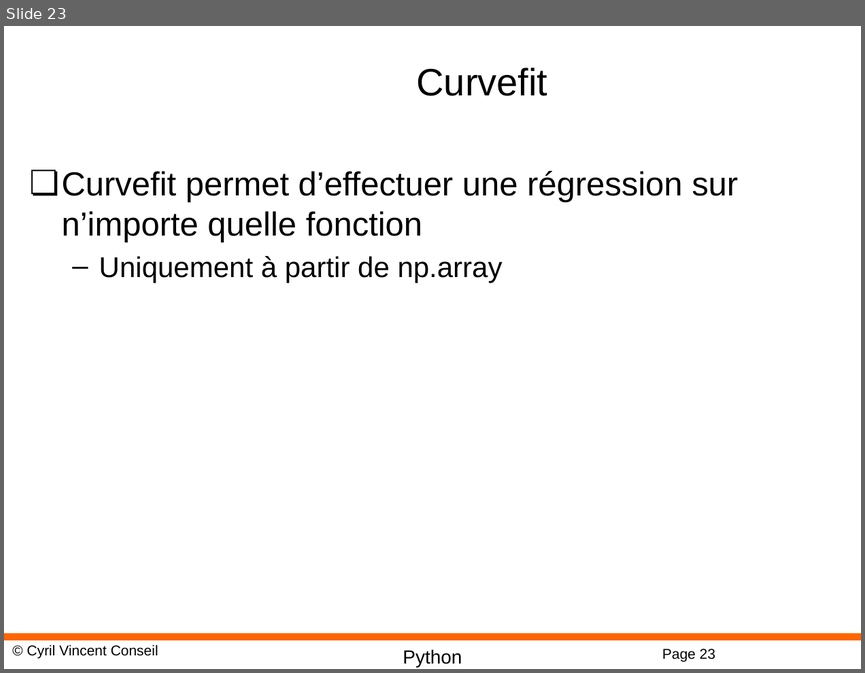
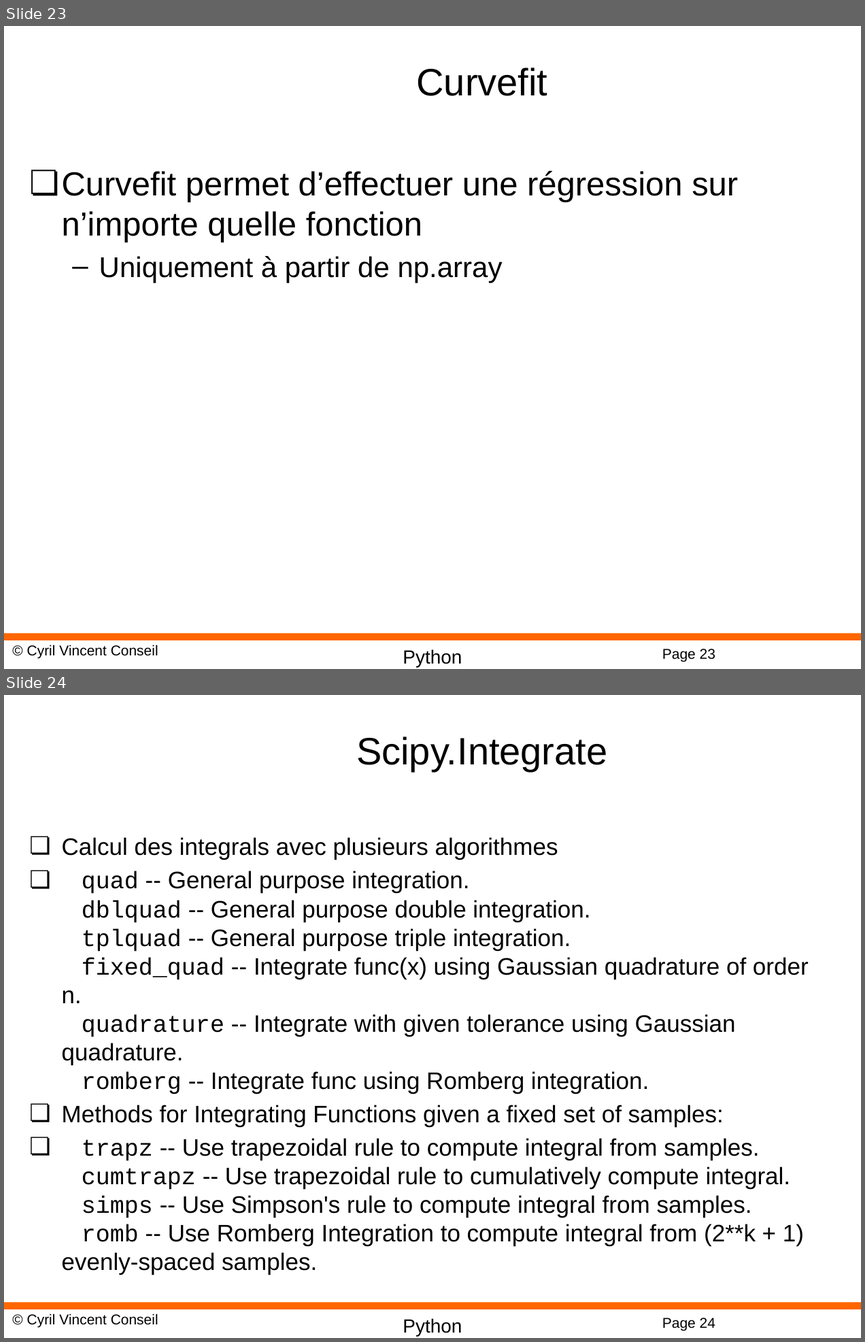
Before and after one commit to cyrilvincent/math, a slide deck: ppt/PythonMath10-Scipy.pptx. Shown one above the other, each under a label of ours: slide 23 before the commit, slides 23 and 24 after it. The pictures are 865x673 and 865x1342 pixels, drawn with LibreOffice and Linux fonts; fonts in the diff are those of the drawing; background and template pictures are left out. Boxes give left, top, right and bottom in pixels: in the first picture for what was removed or moved away, otherwise in the second. Text is boxed around its words. In the diff, an @@ line names an element or a change of style, - is before the commit and + after.

```diff
--- a/ppt/PythonMath10-Scipy.pptx
+++ b/ppt/PythonMath10-Scipy.pptx
@@ slide 24 added at [4, 695, 861, 1338], background #FFFFFF; not listed: 4 template elements that a slide beside it also shows @@
@@ title added at [356, 736, 607, 772], 32 pt, text #000000 @@
+Scipy.Integrate
@@ text added at [62, 837, 808, 1274], 20 pt, text #000000 @@
+❏ Calcul des integrals avec plusieurs algorithmes
+❏ quad -- General purpose integration.
+  dblquad -- General purpose double integration.
+  tplquad -- General purpose triple integration.
+  fixed_quad -- Integrate func(x) using Gaussian quadrature of order n.
+  quadrature -- Integrate with given tolerance using Gaussian quadrature.
+  romberg -- Integrate func using Romberg integration.
+❏ Methods for Integrating Functions given a fixed set of samples:
+❏ trapz -- Use trapezoidal rule to compute integral from samples.
+  cumtrapz -- Use trapezoidal rule to cumulatively compute integral.
+  simps -- Use Simpson's rule to compute integral from samples.
+  romb -- Use Romberg Integration to compute integral from (2**k + 1) evenly-spaced samples.
```
Also in this commit, not shown: 1 slide changed, 1 other slide added, 6 other files.
